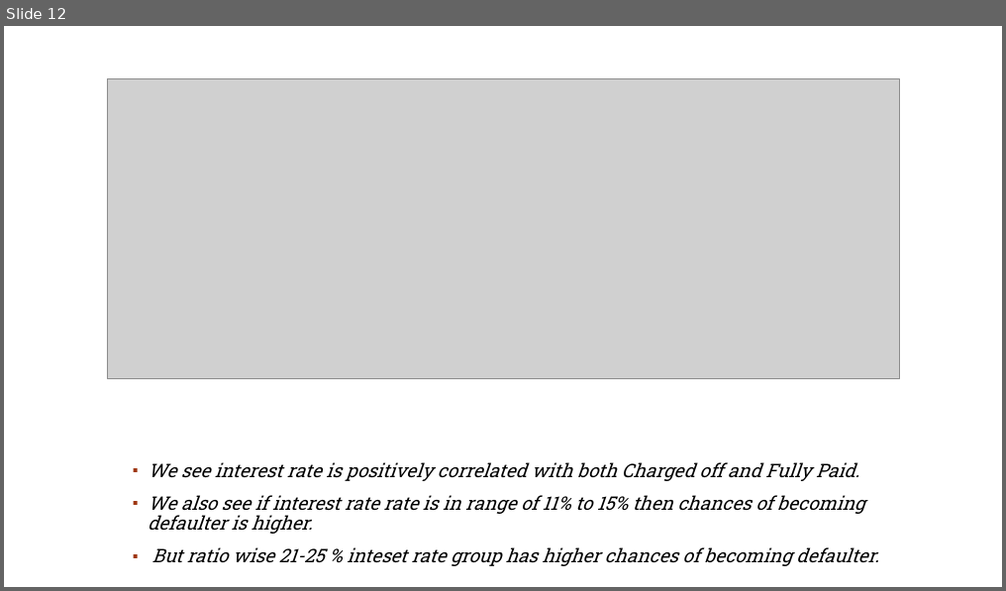
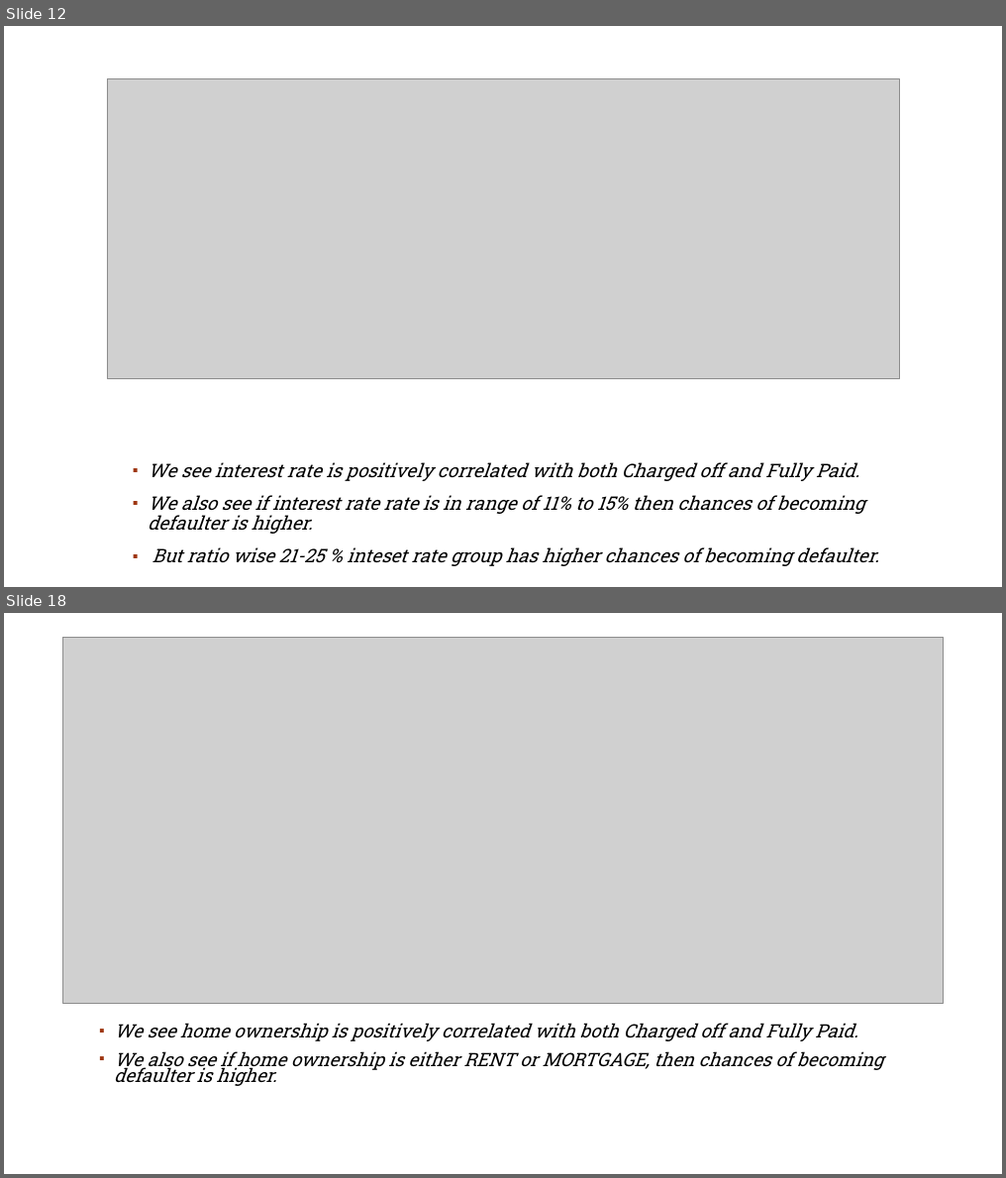
Before and after one commit to rahul2july/lendingclubcasestudy, a slide deck: lendingclubcasestudy.pptx. Shown one above the other, each under a label of ours: slide 12 before the commit, slides 12 and 18 after it; the slides between them are not shown. The pictures are 1006x591 and 1006x1178 pixels, drawn with LibreOffice and Linux fonts; fonts in the diff are those of the drawing; grey boxes stand for pictures; background and template pictures are left out. Boxes give left, top, right and bottom in pixels: in the first picture for what was removed or moved away, otherwise in the second. Text is boxed around its words. In the diff, an @@ line names an element or a change of style, - is before the commit and + after.

```diff
--- a/lendingclubcasestudy.pptx
+++ b/lendingclubcasestudy.pptx
@@ slide 18 added at bbox=[4, 613, 1002, 1174], background #FFFFFF; not listed: 1 template element that a slide beside it also shows @@
@@ picture added at bbox=[62, 638, 943, 1003] @@
@@ text added at bbox=[114, 1023, 883, 1086], 17.8 pt, text #000000, italic @@
+▪ We see home ownership is positively correlated with both Charged off and Fully Paid.
+▪ We also see if home ownership is either RENT or MORTGAGE, then chances of becoming defaulter is higher.
```
Also in this commit, not shown: 2 slides changed, 11 other slides added, 2 other files.
